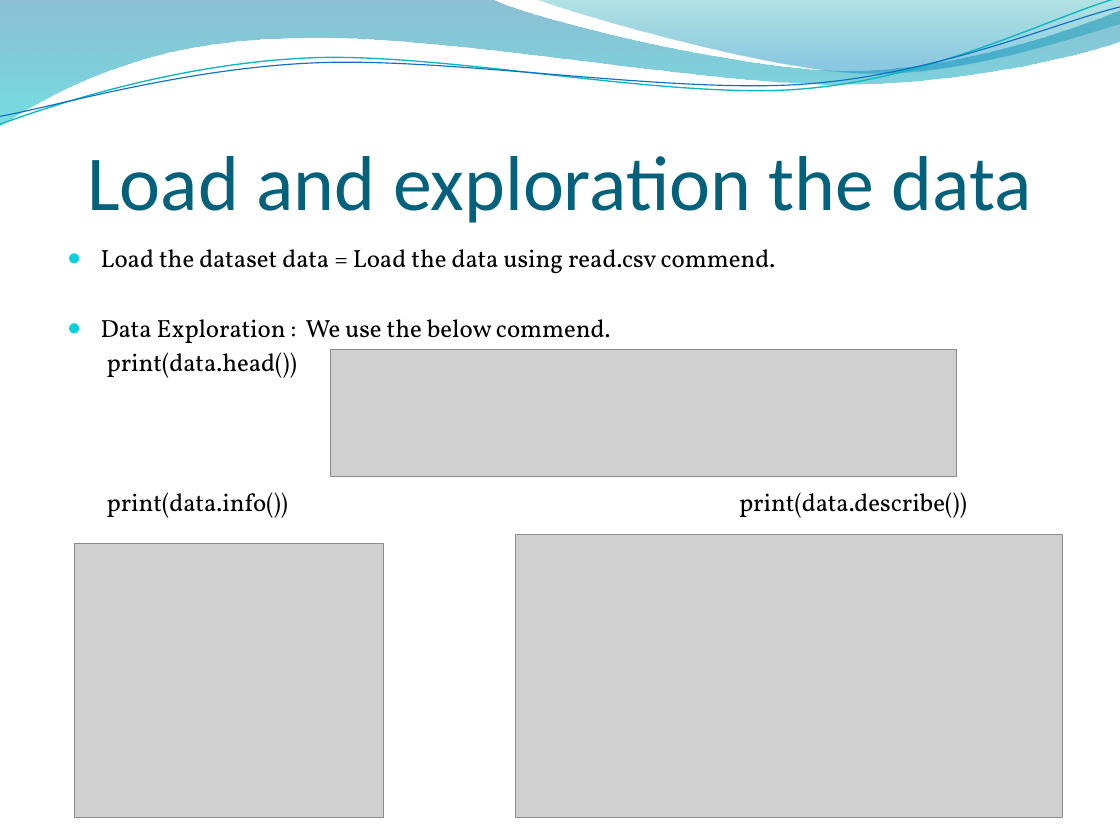
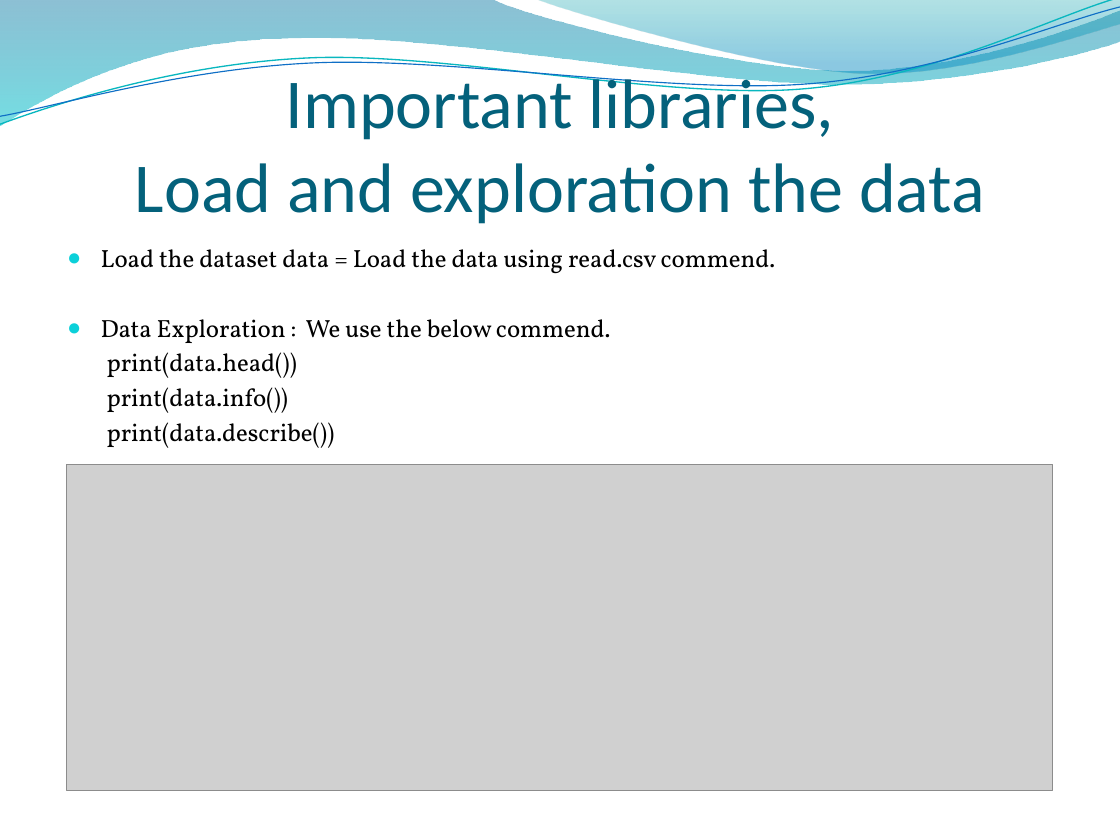
Before and after one commit to bhp001/Price-Prediction-for-Mobile-Phones, a slide deck: slide 5 of Price Prediction for Mobile Phones.pptx (slide 4 before the commit). Drawn at 1120x840 pixels with LibreOffice and Linux fonts; fonts in the diff are those of the drawing; grey boxes stand for pictures; background and template pictures are left out. Boxes give left, top, right and bottom in pixels: in the first picture for what was removed or moved away, otherwise in the second. Text is boxed around its words. In the diff, an @@ line names an element or a change of style, - is before the commit and + after.

```diff
--- a/Price Prediction for Mobile Phones.pptx
+++ b/Price Prediction for Mobile Phones.pptx
@@ title at [135, 69, 985, 224]: text changed; size 50 to 45 pt @@
-Load and exploration the data
+Important libraries,
+Load and exploration the data
@@ picture removed at [330, 349, 956, 476] @@
@@ text at [107, 387, 335, 448]: text changed @@
-print(data.info()) print(data.describe())
+print(data.info())
+print(data.describe())
@@ picture added at [67, 464, 1053, 790] @@
@@ picture removed at [516, 534, 1063, 818] @@
@@ picture removed at [75, 543, 384, 818] @@
```
Also in this commit, not shown: 1 other slide changed, 12 slides added.
